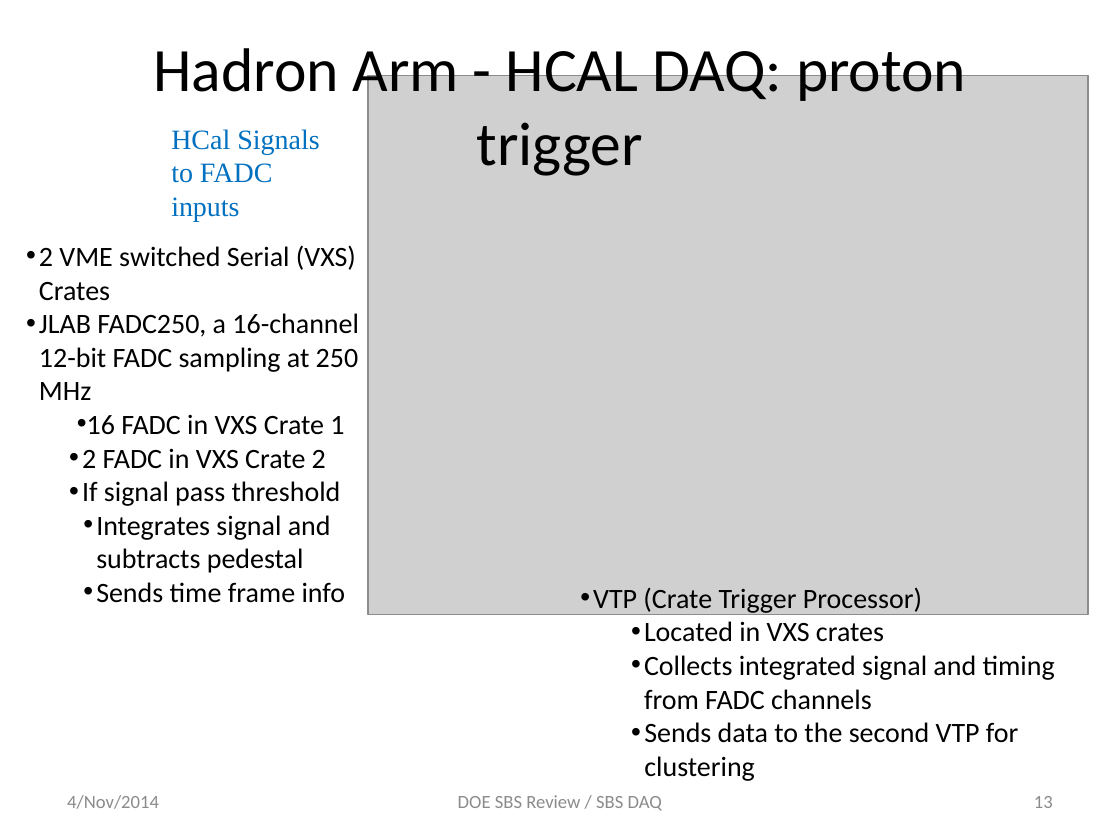
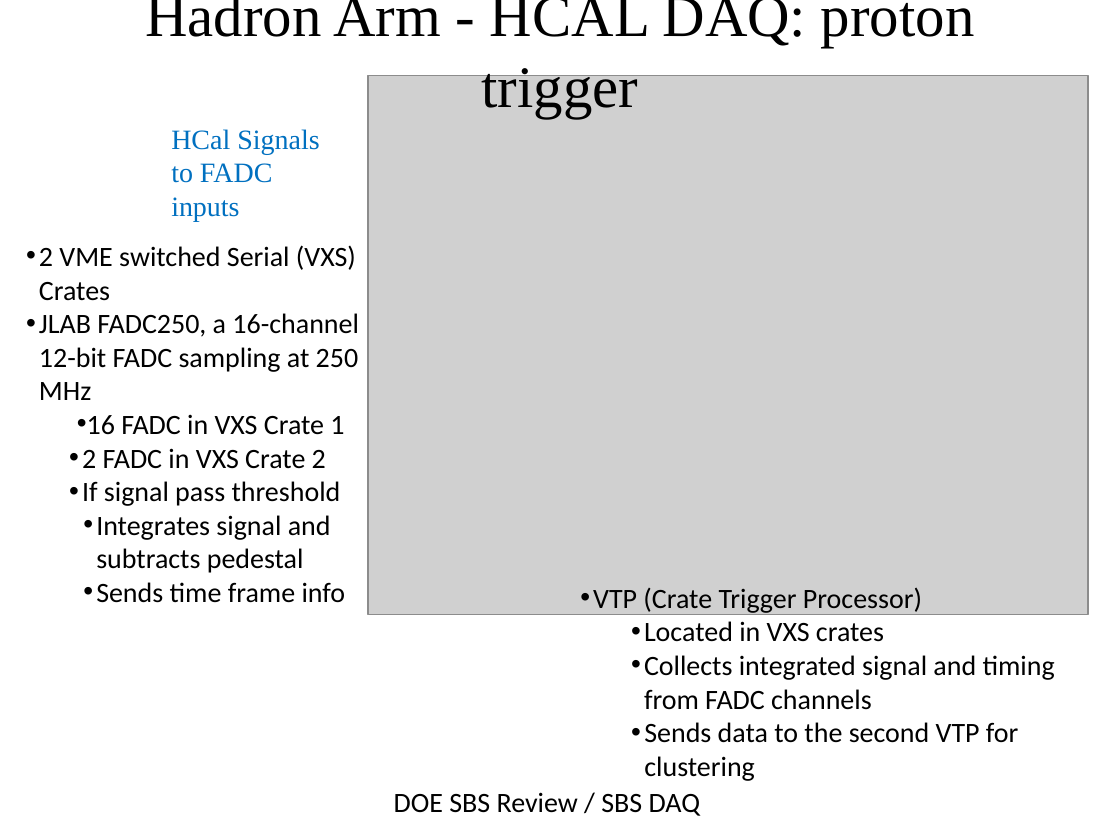
Before and after one commit to bmoffit/sbsdaq, a slide deck: slide 13 of 2015_DOE_Review/SuperBigBite DAQ update-Oct-20-2015.pptx. Drawn at 1120x840 pixels with LibreOffice and Linux fonts; fonts in the diff are those of the drawing; grey boxes stand for pictures; background and template pictures are left out. Boxes give left, top, right and bottom in pixels: in the first picture for what was removed or moved away, otherwise in the second. Text is boxed around its words. In the diff, an @@ line names an element or a change of style, - is before the commit and + after.

Commit message:
Switch to JLab template. Fix a few typos. First shot at having consistent font.

```diff
--- a/2015_DOE_Review/SuperBigBite DAQ update-Oct-20-2015.pptx
+++ b/2015_DOE_Review/SuperBigBite DAQ update-Oct-20-2015.pptx
@@ title "Hadron Arm - HCAL DAQ: ...": place and size @@
-title "Hadron Arm - HCAL DAQ: ..." at [153, 40, 966, 176]
+title "Hadron Arm - HCAL DAQ: ..." at [145, 0, 975, 118]
@@ title "Hadron Arm - HCAL DAQ: ..." at [145, 0, 975, 118]: size 39.6 to 37.8 pt, font Calibri to Times New Roman @@
@@ text "DOE SBS Review / SBS ..." at [394, 792, 701, 816]: size 12 to 18 pt, text colour #8C8C8C to #000000; alignment centre to left; vertical alignment middle to top @@
@@ text "4/Nov/2014": place and size @@
-text "4/Nov/2014" at [67, 795, 159, 809]
+text "4/Nov/2014" at [523, 799, 597, 814]
@@ text "4/Nov/2014" at [523, 799, 597, 814]: size 12 to 10 pt, font Calibri to Times New Roman, text colour #8C8C8C to #FFFFFF; alignment left to centre @@
@@ page number: place and size @@
-page number at [1034, 796, 1053, 808]
+page number at [429, 814, 690, 838]
@@ page number at [429, 814, 690, 838]: size 12 to 10 pt, font Calibri to Times New Roman, text colour #8C8C8C to #FFFFFF; alignment right to centre @@
```
Also in this commit, not shown: 18 other slides changed.
